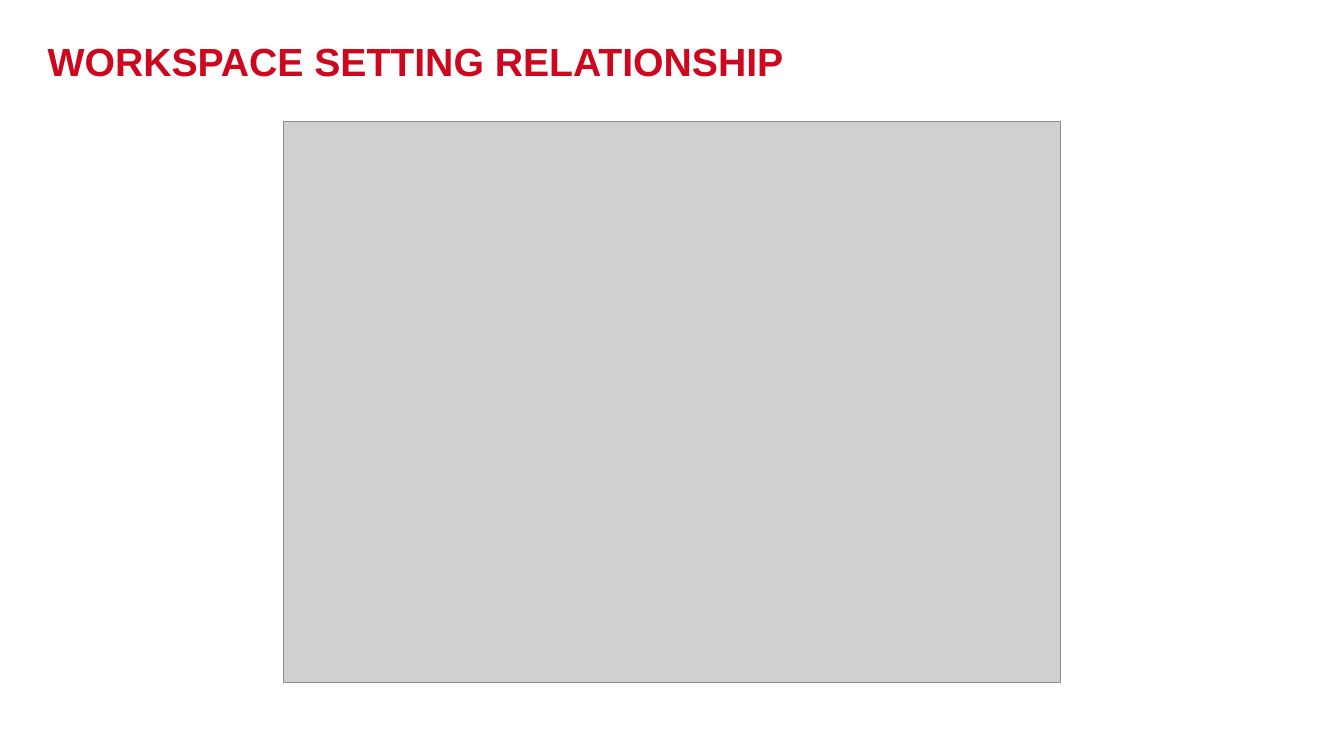
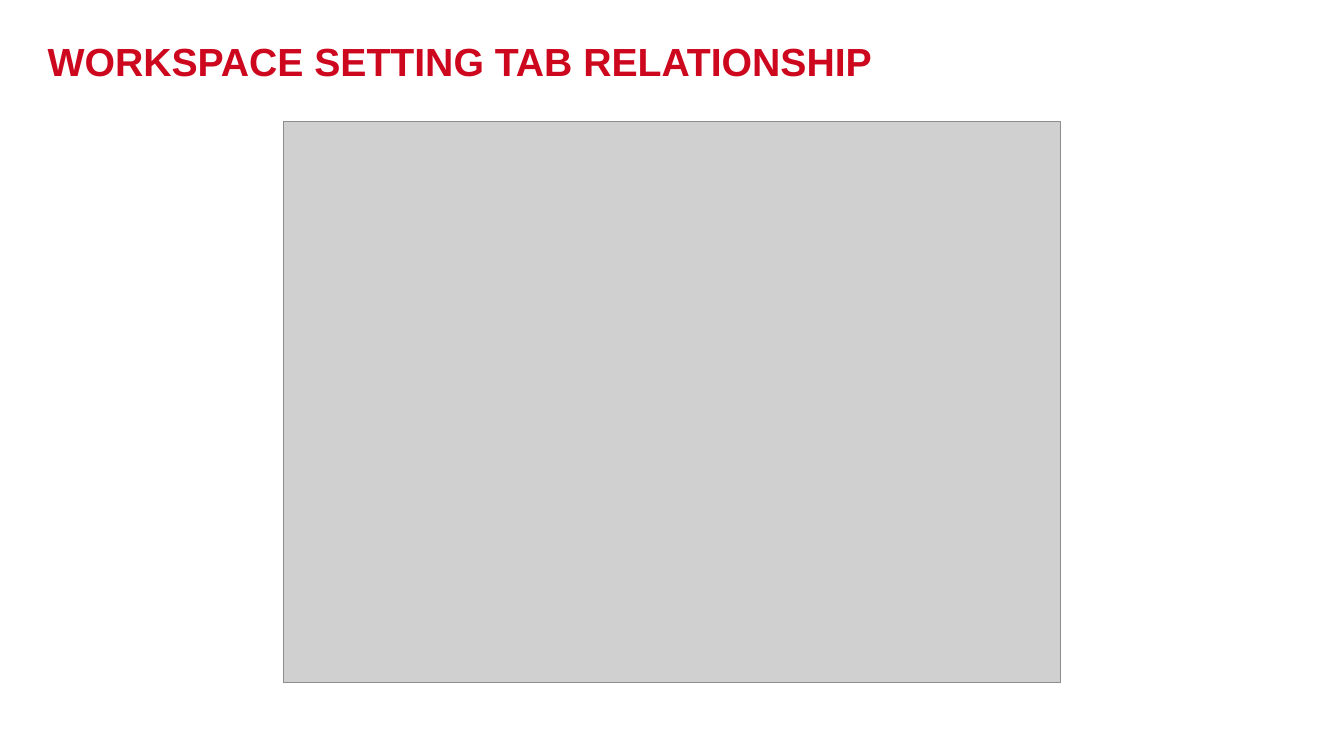
Before and after one commit to phmquan/YPP4-QuanPhan, a slide deck: slide 20 of SQL_Query/Trello_Query/TrelloPresentation.pptx. Drawn at 1344x756 pixels with LibreOffice and Linux fonts; fonts in the diff are those of the drawing; grey boxes stand for pictures; background and template pictures are left out. Boxes give left, top, right and bottom in pixels: in the first picture for what was removed or moved away, otherwise in the second. Text is boxed around its words. In the diff, an @@ line names an element or a change of style, - is before the commit and + after.

Commit message:
Update Slide and Relationship

```diff
--- a/SQL_Query/Trello_Query/TrelloPresentation.pptx
+++ b/SQL_Query/Trello_Query/TrelloPresentation.pptx
@@ title at bbox=[48, 48, 871, 77]: text changed @@
-WORKSPACE SETTING RELATIONSHIP
+WORKSPACE SETTING TAB RELATIONSHIP
```
Also in this commit, not shown: 8 other slides changed, 6 slides added, 2 slides removed.
